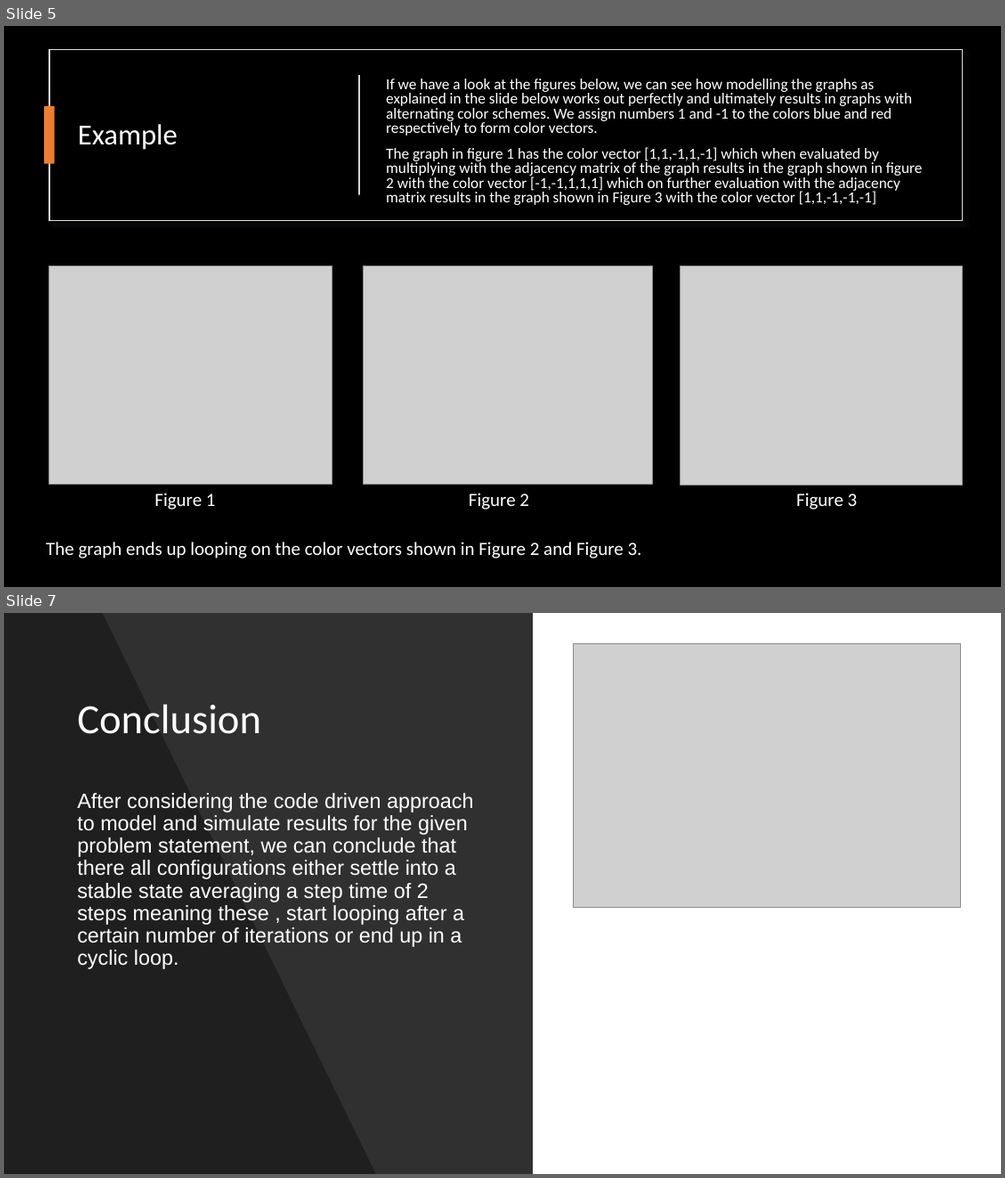
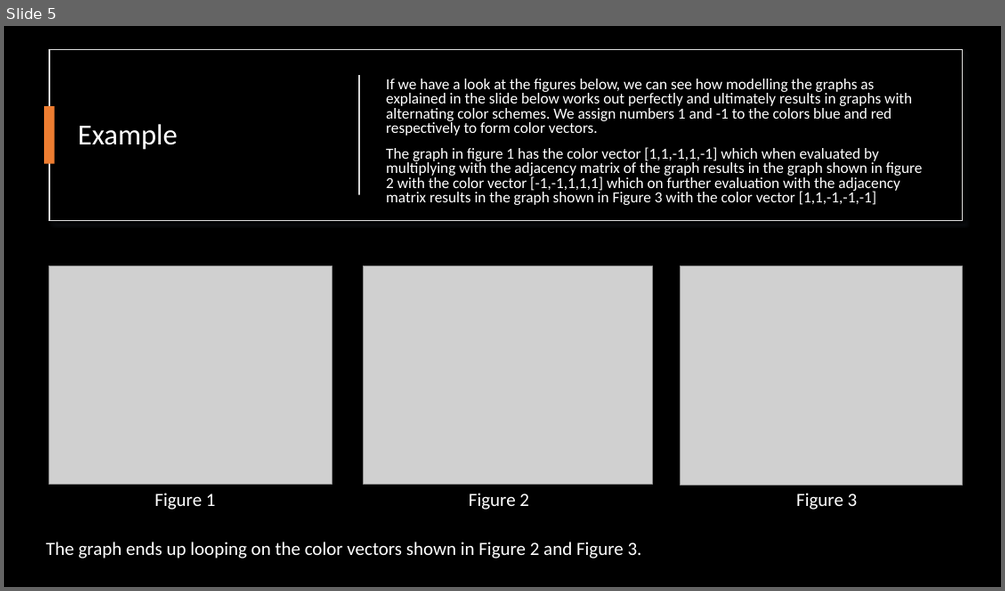
Before and after one commit to Sanskar-16/capstone, a slide deck: Capstone-Presentation.pptx. Shown one above the other, each under a label of ours: slides 5 and 7 before the commit, slide 5 after it; the slides between them are not shown. The pictures are 1005x1178 and 1005x591 pixels, drawn with LibreOffice and Linux fonts; fonts in the diff are those of the drawing; grey boxes stand for pictures. Boxes give left, top, right and bottom in pixels: in the first picture for what was removed or moved away, otherwise in the second. Text is boxed around its words. In the diff, an @@ line names an element or a change of style, - is before the commit and + after.

```diff
--- a/Capstone-Presentation.pptx
+++ b/Capstone-Presentation.pptx
@@ slide 7 removed at bbox=[4, 613, 1001, 1174], background #000000 @@
@@ rectangle removed at bbox=[4, 613, 1001, 1174] @@
@@ rectangle removed at bbox=[4, 613, 533, 1174] @@
@@ freeform shape removed at bbox=[4, 613, 376, 1174] @@
@@ picture removed at bbox=[573, 643, 961, 907] @@
@@ title removed at bbox=[77, 704, 261, 734] @@
-Conclusion
@@ text removed at bbox=[77, 793, 473, 969] @@
-After considering the code driven approach to model and simulate results for the given
-problem statement, we can conclude that there all configurations either settle into a stable state averaging a step time of 2 steps meaning these , start looping after a certain number of iterations or end up in a cyclic loop.
```
Also in this commit, not shown: 2 slides changed, 1 slide added, 2 other slides removed.
